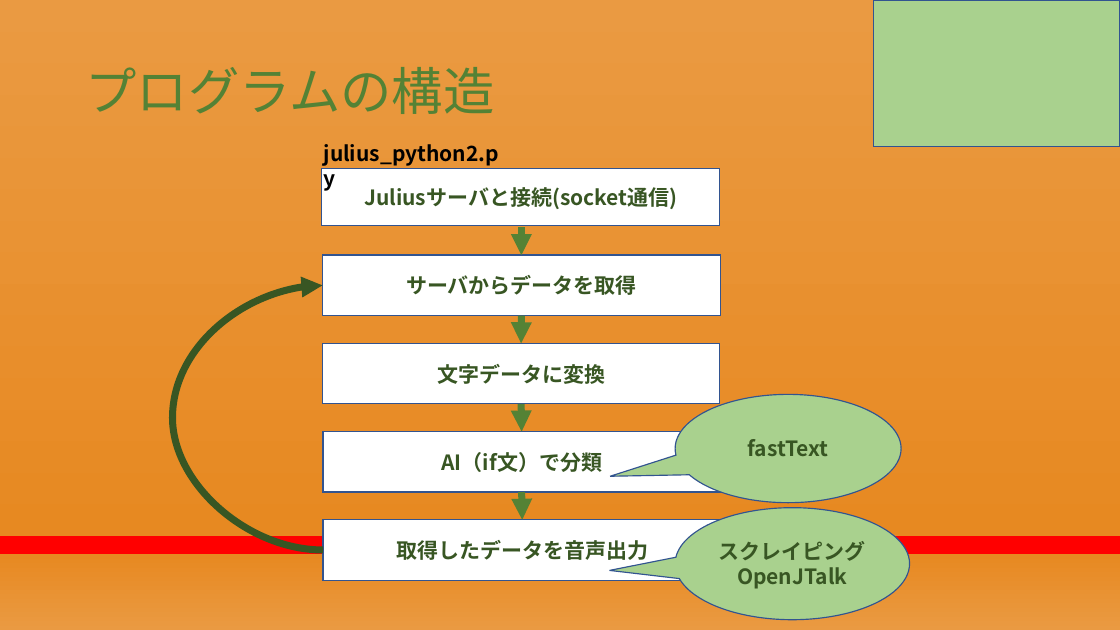
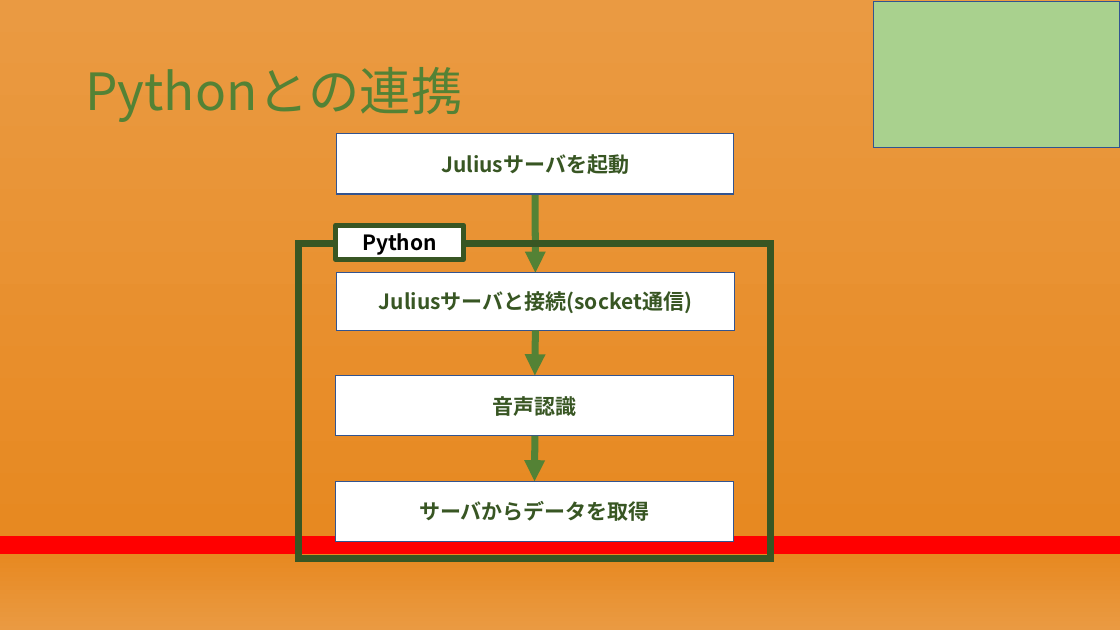
Before and after one commit to RikiishiSuzunosuke/AIspeaker_yosie, a slide deck: slide 5 of presentation/第二回プレゼン_アウトライン.pptx. Drawn at 1120x630 pixels with LibreOffice and Linux fonts; fonts in the diff are those of the drawing. Boxes give left, top, right and bottom in pixels: in the first picture for what was removed or moved away, otherwise in the second. Text is boxed around its words. In the diff, an @@ line names an element or a change of style, - is before the commit and + after.

Commit message:
update

```diff
--- a/presentation/第二回プレゼン_アウトライン.pptx
+++ b/presentation/第二回プレゼン_アウトライン.pptx
@@ title at bbox=[85, 67, 462, 122]: text changed @@
-プログラムの構造
+Pythonとの連携
@@ text removed at bbox=[324, 144, 499, 166] @@
-julius_python2.py
@@ rectangle added at bbox=[337, 134, 734, 194], fill #FFFFFF, outline #325491 1 pt, 18 pt, text #385723, bold @@
+Juliusサーバを起動
@@ arrow moved from (522, 316) - (521, 344) to (535, 194) - (535, 273) @@
@@ rectangle added at bbox=[336, 225, 464, 259], fill #FFFFFF, outline #385723 4.5 pt, 18 pt, text #000000, bold @@
+Python
@@ rectangle added at bbox=[299, 244, 770, 559], outline #385723 6 pt @@
@@ curved arrow removed from (323, 550) to (323, 286) @@
@@ rectangle "Juliusサーバと接続(socket通信)": place and size @@
-rectangle "Juliusサーバと接続(socket通信)" at bbox=[322, 168, 720, 226]
+rectangle "Juliusサーバと接続(socket通信)" at bbox=[337, 273, 735, 331]
@@ rectangle removed at bbox=[323, 344, 720, 404] @@
-文字データに変換
@@ arrow moved from (522, 228) - (522, 255) to (535, 330) - (535, 376) @@
@@ rectangle added at bbox=[336, 376, 734, 436], fill #FFFFFF, outline #325491 1 pt, 18 pt, text #385723, bold @@
+音声認識
@@ speech bubble removed at bbox=[676, 395, 902, 503] @@
-fastText
@@ rectangle removed at bbox=[323, 432, 721, 492] @@
-AI（if文）で分類
@@ arrow moved from (521, 404) - (522, 432) to (535, 436) - (534, 481) @@
@@ rectangle "サーバからデータを取得": place and size @@
-rectangle "サーバからデータを取得" at bbox=[323, 255, 721, 316]
+rectangle "サーバからデータを取得" at bbox=[336, 481, 734, 542]
@@ arrow removed from (522, 492) to (523, 520) @@
@@ speech bubble removed at bbox=[676, 507, 910, 619] @@
-スクレイピング
-OpenJTalk
@@ rectangle removed at bbox=[323, 520, 722, 581] @@
-取得したデータを音声出力
```
Also in this commit, not shown: 13 other slides changed, 2 slides added, 1 slide removed.
